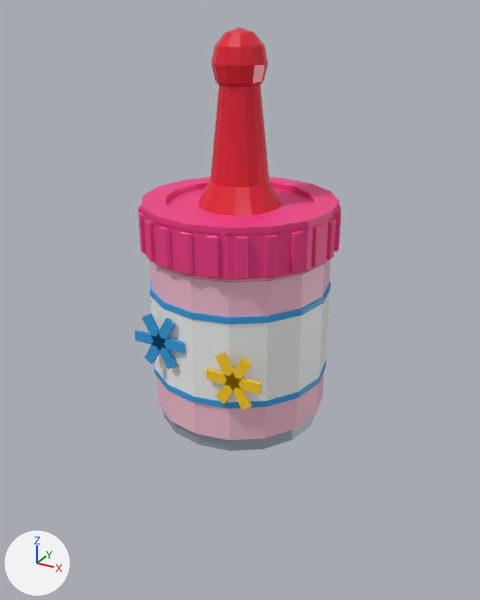
The glTF model Assets/Resources/Snack/Towers/SourFizz.glb, before and after one commit.
Camera for both pictures: a 50 mm lens placed at (0.786, -1.427, 1.04), pointed at (0.016, -0.027, 0.34). Arrows for +X, +Y and +Z are at lower left; the lights stay in place. The picture after the commit comes second.

Objects in the first picture: 'SourFizz'.
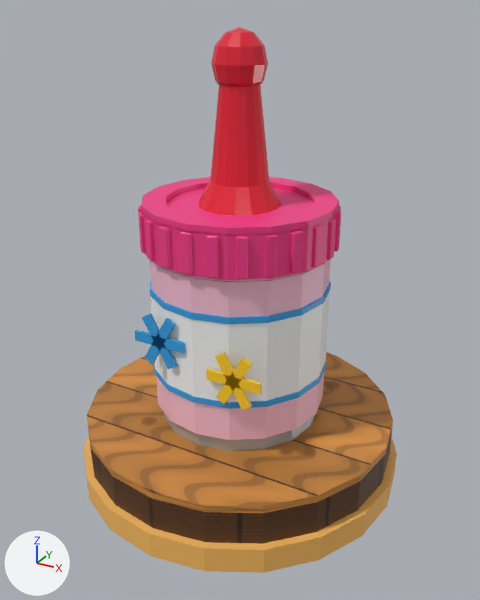
The newer file is also turned or shifted as a whole; pictures and numbers use the older file's frame.

Boxes (x1, y1, x2, y2) around the edits, measured in the pictures (480 x 600 px):
'pedestal', added (orange)
    after: (87, 352, 393, 544)
    faces in mat_woodtop (picture img_woodtopplanks): (87, 352, 393, 513)
    faces in mat_woodside (picture img_woodsideband): (87, 421, 392, 544)
'rim', added (orange)
    after: (83, 435, 397, 573)

The change, as a diff of the scene's bpy script:
```diff
--- a/Assets/Resources/Snack/Towers/SourFizz.glb.py
+++ b/Assets/Resources/Snack/Towers/SourFizz.glb.py
@@ img_woodsideband @@
+img_woodsideband = load_image('WoodSideBand', '_unpacked/WoodSideBand', 512, 256, 'sRGB')
@@ img_woodtopplanks @@
+img_woodtopplanks = load_image('WoodTopPlanks', '_unpacked/WoodTopPlanks', 512, 512, 'sRGB')
@@ mat_tierorange @@
+mat_tierorange = principled_material('TierOrange')
+mat_tierorange.base_color = (0.95, 0.5, 0.12)  # orange #f9bc61
@@ mat_woodside @@
+mat_woodside = principled_material('WoodSide')
+mat_woodside.texture = img_woodsideband
+mat_woodside.roughness = 0.55
@@ mat_woodtop @@
+mat_woodtop = principled_material('WoodTop')
+mat_woodtop.texture = img_woodtopplanks
+mat_woodtop.roughness = 0.55
@@ me_cylinder_087 @@
+me_cylinder_087.from_pydata(...)  # a 20-sided cylinder along z spanning x -0.45..0.45, y -0.45..0.45, z -0.035..0.035
+me_cylinder_087.materials.append(mat_tierorange)  # orange #f9bc61
@@ me_cylinder_085 @@
+me_cylinder_085.from_pydata(...)  # 60 vertices, 152 faces; spans x -0.43..0.43, y -0.43..0.43, z -0.045..0.065
+# faces by material slot: [76, 76]
+me_cylinder_085.materials.append(mat_woodside)  # picture img_woodsideband
+me_cylinder_085.materials.append(mat_woodtop)  # picture img_woodtopplanks
@@ ob_rim @@
+ob_rim = bpy.data.objects.new('rim', me_cylinder_087)
+ob_rim.location = (0.0, 0.0, -0.145)
@@ ob_pedestal @@
+ob_pedestal = bpy.data.objects.new('pedestal', me_cylinder_085)
+ob_pedestal.location = (0.0, 0.0, -0.065)
```
